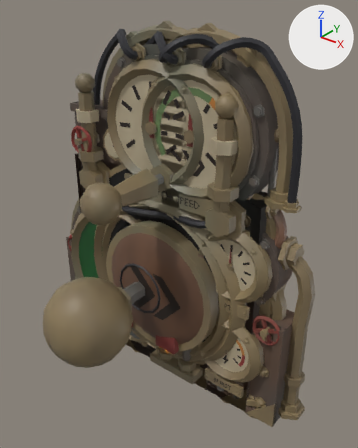
A saved change to the Blender file tools/blend/control_panel.blend.
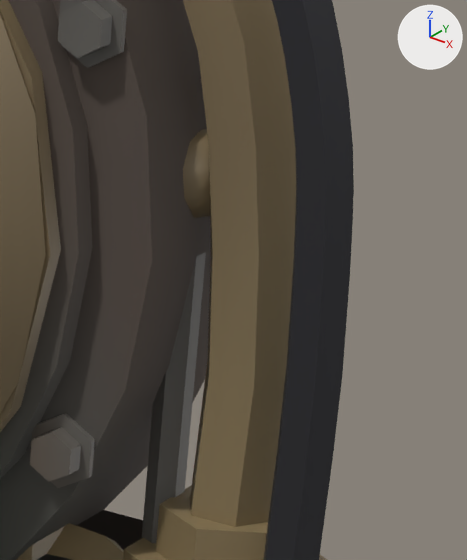
The first picture shows the older version from a 50 mm camera at (3.33, -3.81, 4.42) aimed at (0.42, -0.18, 2.17). The close-ups show the older and then the newer version on the part from 68% to 90% of the width and 24% to 45% of the height of that picture. Only the edits that show in the close-ups are written down. The lights are fixed; the arrows at upper right show +X, +Y and +Z.

Objects in the first close-up: 'Engine', 'Gauges', 'Helm'.
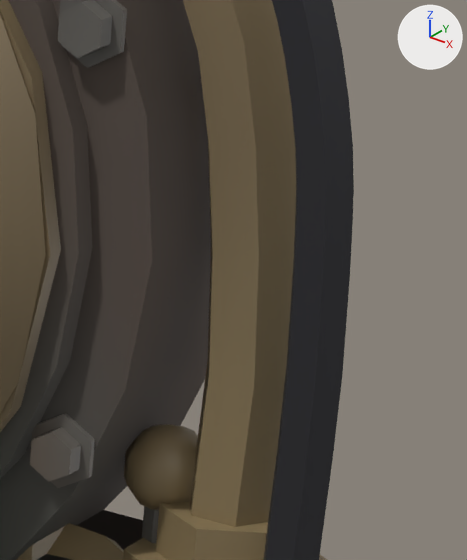
What differs and where, as boxes [x1, y1, x2, y2] in the close-ups (467 x 560 px; the box of a moved part takes in the faces that stretch with it):
'Gauges', reshaped: before [142, 129, 210, 543]; after [124, 424, 198, 543]
part 1 of me_gauges, moved or reshaped: before [183, 129, 210, 218]; after [124, 424, 198, 510]
part 2 of me_gauges, moved or reshaped: before [144, 252, 206, 512]; after [142, 506, 159, 543]
'Helm', unchanged, covered by the edit: before [16, 510, 143, 560]; after [16, 527, 63, 560]

What the commit changed:
me_gauges is used by ob_gauges; location (0.0, 0.0, 0.0).
me_gauges had 6568 vertices, 2033 faces and spanned x -1.86..1.87, y -0.22..0.36, z -0.06..3.26.
me_gauges now has 6884 vertices, 2229 faces and spans x -1.86..1.87, y -0.22..0.36, z -0.06..2.8.
me_gauges part 1: the loose piece of 42 vertices spanning x 1.21..1.33, y 0.09..0.23, z 3.12..3.26 is moved by (0.0, 0.0, -0.47).
me_gauges part 2: 12 vertices moved from x 1.24..1.3, y 0.13..0.19, z 3.17 to x 1.24..1.3, y 0.13..0.19, z 2.69.
Other edits to the shape of me_gauges do not show in these pictures.
